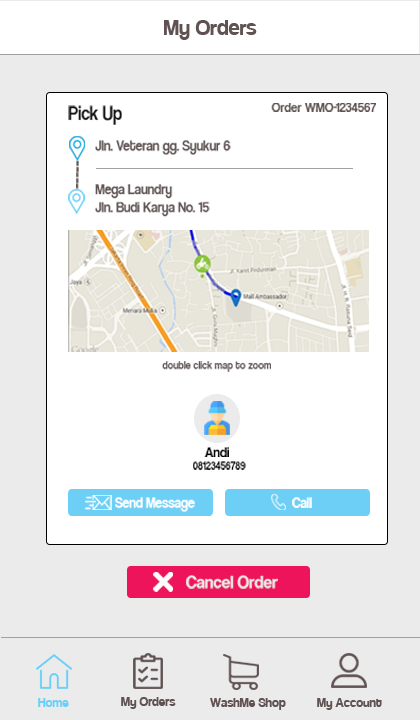
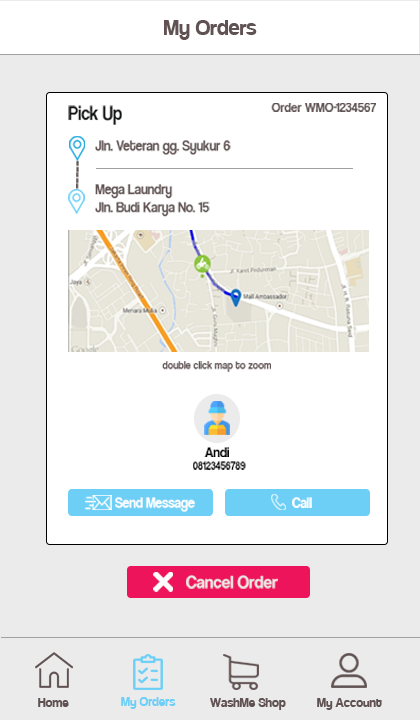
Revision of a layered w=420, h=720 image; what changed, layer by layer:
renamed "Layer 4" to "Layer 18", moved it above "Shape 1 copy", painted on it over 133, 653, 163, 690
painted on "My Orders" (1st of 2) over 121, 697, 176, 709
renamed "Layer 7" to "Layer 17", moved it above "Home", painted on it over 35, 652, 73, 689
painted on "Home" over 38, 698, 69, 707
